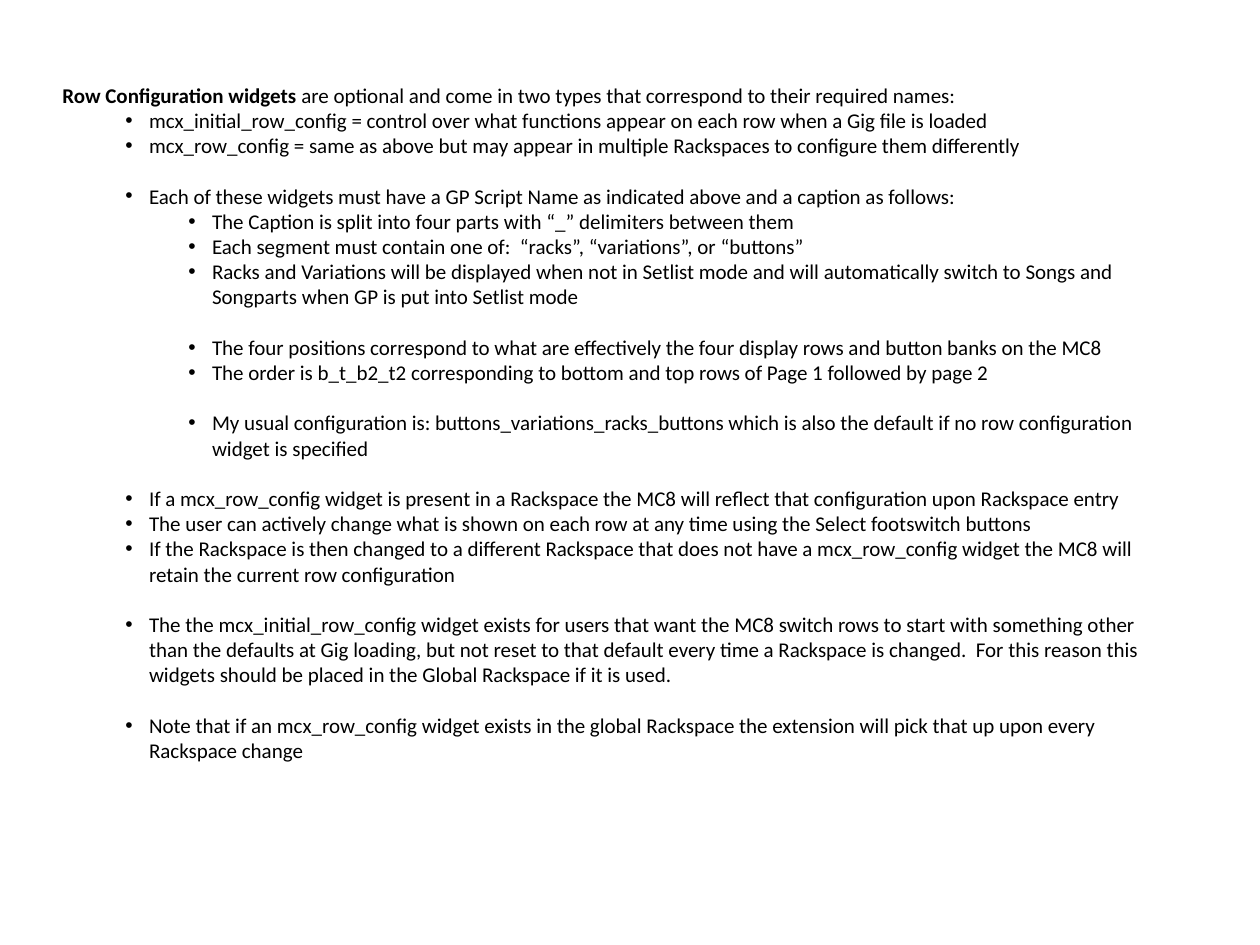
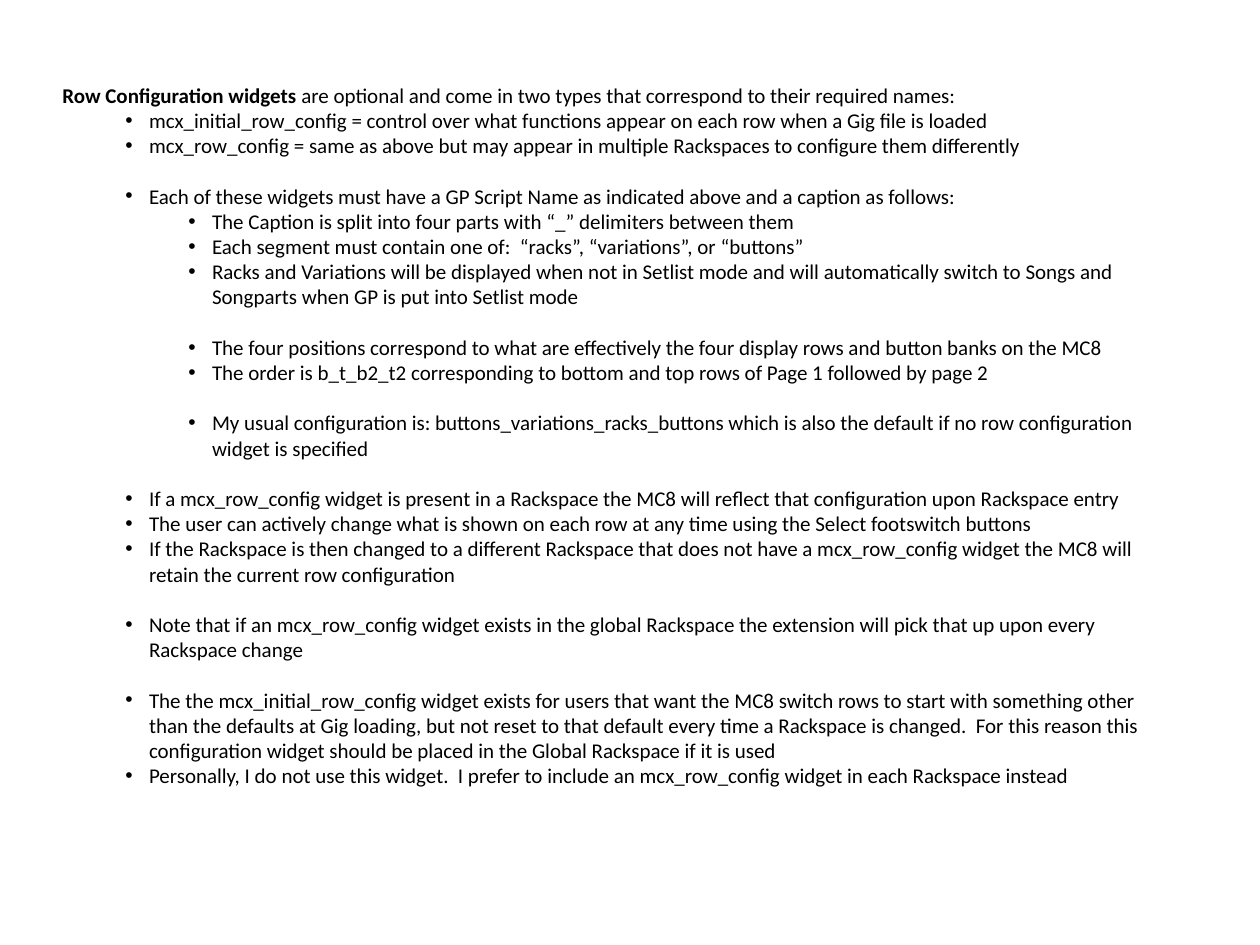
Before and after one commit to WidnerM/GP-MC8, a slide deck: slide 9 of MC8.pptx (slide 7 before the commit). Drawn at 1260x945 pixels with LibreOffice and Linux fonts; fonts in the diff are those of the drawing. Boxes give left, top, right and bottom in pixels: in the first picture for what was removed or moved away, otherwise in the second. Text is boxed around its words. In the diff, an @@ line names an element or a change of style, - is before the commit and + after.

```diff
--- a/MC8.pptx
+++ b/MC8.pptx
@@ text at <box>149,617,1138,686</box>: paragraph removed @@
-  • The the mcx_initial_row_config widget exists for users that want the MC8 switch rows to start with something other than the defaults at Gig loading, but not reset to that default every time a Rackspace is changed. For this reason this widgets should be placed in the Global Rackspace if it is used.
@@ text at <box>149,693,1138,787</box>: paragraphs added @@
+  • The the mcx_initial_row_config widget exists for users that want the MC8 switch rows to start with something other than the defaults at Gig loading, but not reset to that default every time a Rackspace is changed. For this reason this configuration widget should be placed in the Global Rackspace if it is used
+  • Personally, I do not use this widget. I prefer to include an mcx_row_config widget in each Rackspace instead
```
Also in this commit, not shown: 7 other slides changed, 2 slides added, 2 other files.
